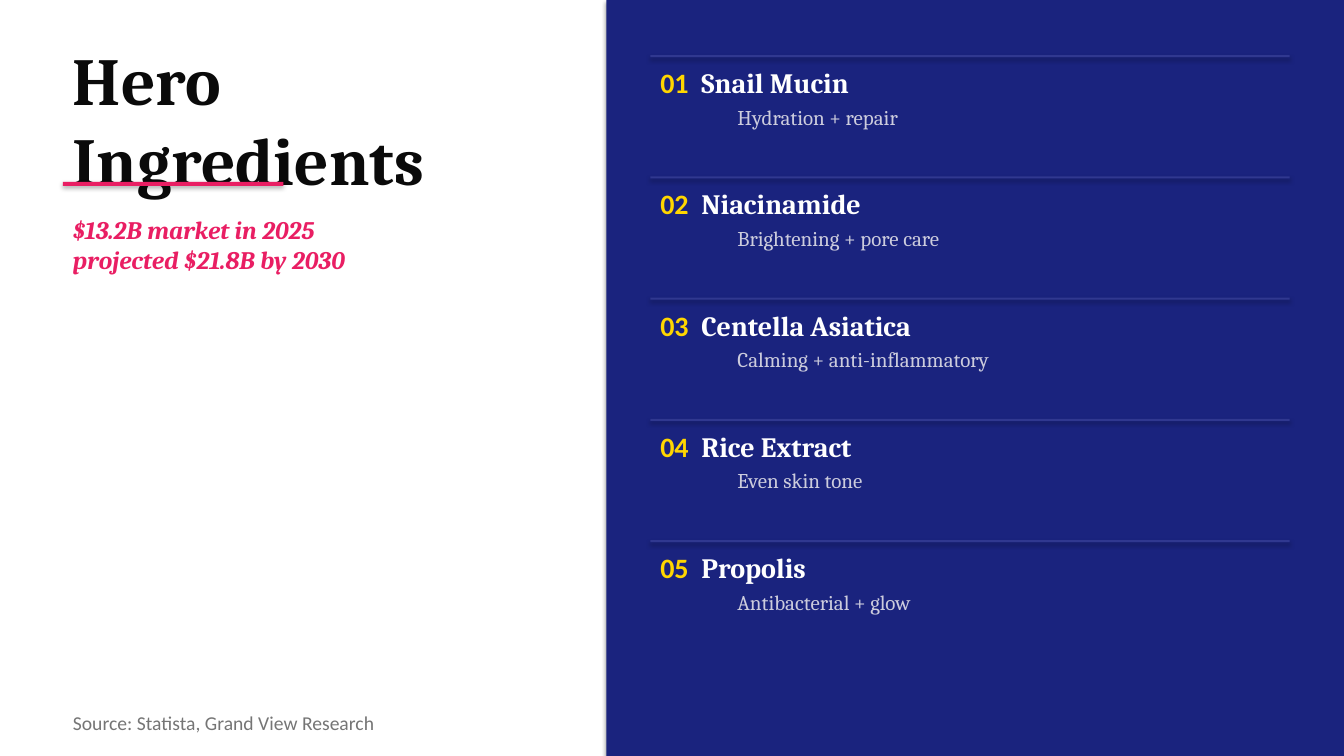
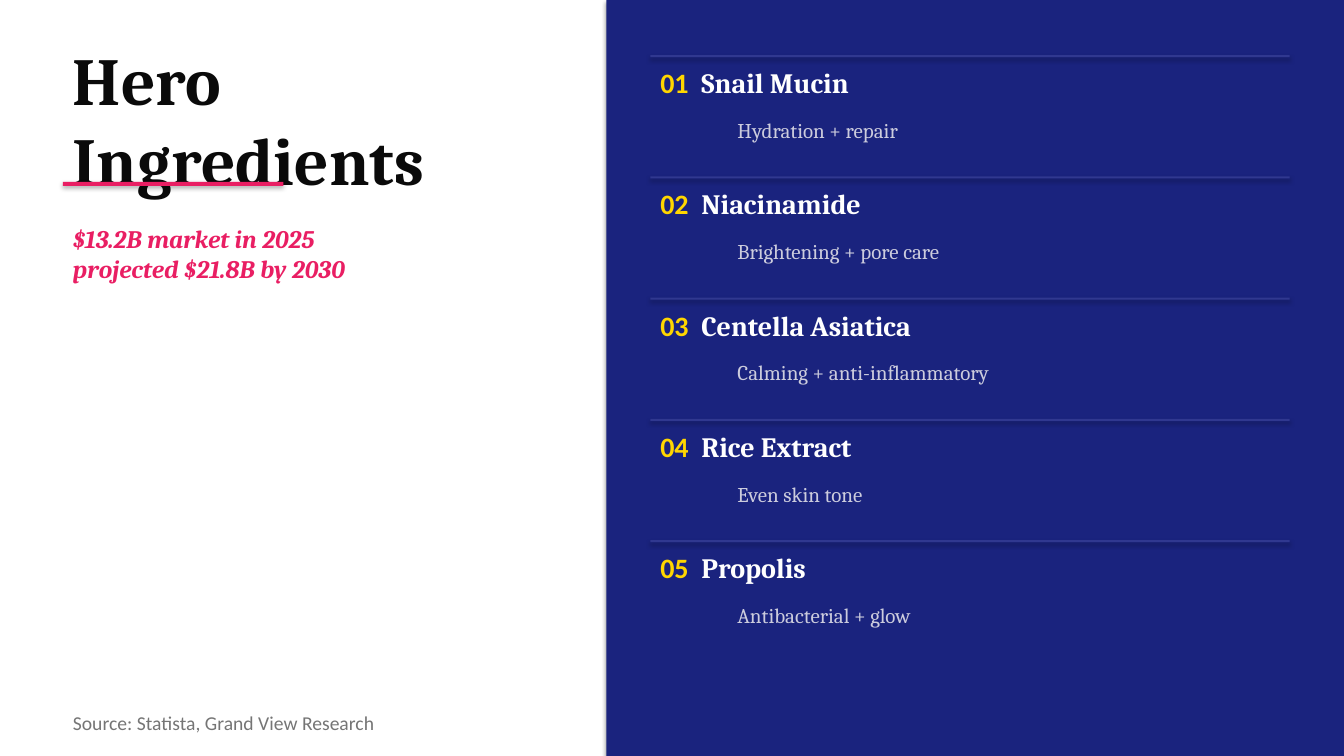
Before and after one commit to Enconvo/skills, a slide deck: slide 3 of curated/pptx-design-agent/demo/PPTX_Demo_Style08_Editorial_Magazine.pptx. Drawn at 1344x756 pixels with LibreOffice and Linux fonts; fonts in the diff are those of the drawing. Boxes give left, top, right and bottom in pixels: in the first picture for what was removed or moved away, otherwise in the second. Text is boxed around its words. In the diff, an @@ line names an element or a change of style, - is before the commit and + after.

```diff
--- a/curated/pptx-design-agent/demo/PPTX_Demo_Style08_Editorial_Magazine.pptx
+++ b/curated/pptx-design-agent/demo/PPTX_Demo_Style08_Editorial_Magazine.pptx
@@ 5 texts: place and size @@
-5 texts at <box>737,110,989,615</box>
+5 texts at <box>737,123,989,628</box>
@@ text "$13.2B market in 2025 projected ...": place and size @@
-text "$13.2B market in 2025 projected ..." at <box>73,220,345,275</box>
+text "$13.2B market in 2025 projected ..." at <box>73,229,345,284</box>
```
Also in this commit, not shown: 4 other slides changed, 4 other files.
